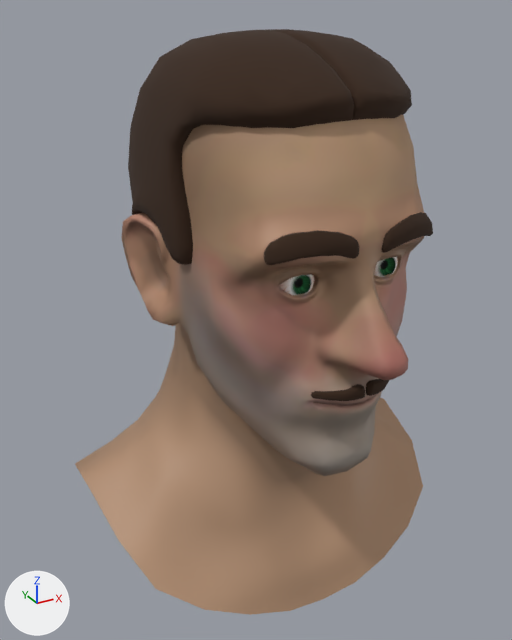
Before and after pictures for a commit that changed the Blender file Heads/Heads_1MainCharacters/Head_MainCharacter_IvanPetrovich/Head_MainCharacter_IvanPetrovich.blend.
Rendered twice from a 50 mm camera at (-0.213, -0.386, 1.785) aimed at (-0.008, -0.014, 1.598). The axes (+X, +Y, +Z) are drawn at lower left. The lights are the same throughout. The picture after the commit comes second.

Objects in the first picture: 'Head_MainCharacter_IvanPetrovich'.
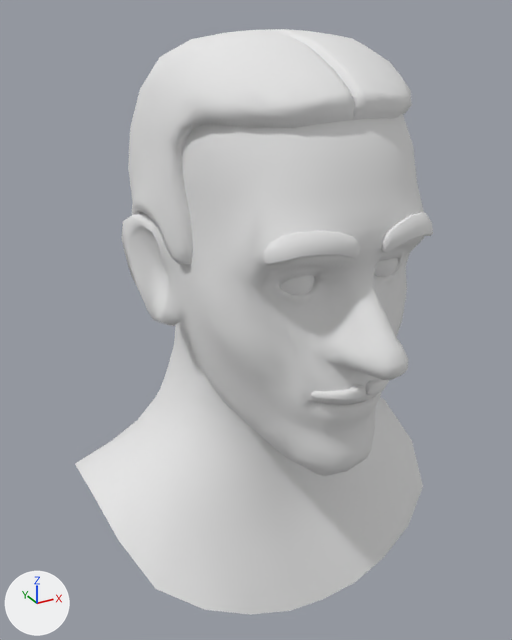
Boxes [x1, y1, x2, y2] around the edits, measured in the pictures (512 x 640 px):
'Head_MainCharacter_IvanPetrovich', surface changed, recoloured (brown to white): [75, 29, 433, 615] in both

The change, as a list of edits to the scene's bpy script:
```text
Change mat_material_head_1maincharacter_ivanpetrovich:
    remove # nodes: BsdfPrincipled, Mix, NormalMap, OutputMaterial, TexImage x3, ValToRGB
    remove # colours: white #ffffff, black #000000
    remove # uses the picture img_texture_head_1maincharacter_ivanpetrovich_aomap_png
    remove # uses the picture img_texture_head_1maincharacter_ivanpetrovich_cmap
    remove # uses the picture img_texture_head_1maincharacter_ivanpetrovich_nmap_png
    nodes: BsdfPrincipled, OutputMaterial
    colours: white #e7e7e7
Change mat_material_head_human_teeth_eyes:
    remove n2 = _N.new('ShaderNodeTexImage'); n2.name = 'Image Texture'
    remove n2.image = img_texture_head_human_teeth_eyes_cmap__png
    remove n3 = _N.new('ShaderNodeTexImage'); n3.name = 'Image Texture.001'
    remove n3.image = img_texture_head_human_teeth_eyes_nmap_png
    remove n4 = _N.new('ShaderNodeNormalMap'); n4.name = 'Normal Map'
    where n0 = _N.new('ShaderNodeBsdfPrincipled'); n0.name = 'Principled BSDF'
    remove _L.new(n2.outputs[0], n0.inputs[0])  # 'Color' to 'Base Color'
    remove _L.new(n3.outputs[0], n4.inputs[1])  # 'Color' to 'Color'
    remove _L.new(n4.outputs[0], n0.inputs[5])  # 'Normal' to 'Normal'
    remove _L.new(n2.outputs[1], n0.inputs[4])  # 'Alpha' to 'Alpha'
Change mat_material_head_human_teeth_eyes_001:
    remove n2 = _N.new('ShaderNodeTexImage'); n2.name = 'Image Texture'
    remove n2.image = img_texture_head_human_teeth_eyes_cmap__png
    remove n3 = _N.new('ShaderNodeTexImage'); n3.name = 'Image Texture.001'
    remove n3.image = img_texture_head_human_teeth_eyes_nmap_png
    remove n4 = _N.new('ShaderNodeNormalMap'); n4.name = 'Normal Map'
    where n0 = _N.new('ShaderNodeBsdfPrincipled'); n0.name = 'Principled BSDF'
    remove _L.new(n2.outputs[0], n0.inputs[0])  # 'Color' to 'Base Color'
    remove _L.new(n3.outputs[0], n4.inputs[1])  # 'Color' to 'Color'
    remove _L.new(n4.outputs[0], n0.inputs[5])  # 'Normal' to 'Normal'
    remove _L.new(n2.outputs[1], n0.inputs[4])  # 'Alpha' to 'Alpha'
Change mat_material_hair:
    mat_material_hair.base_color: (0.0381, 0.0166, 0.00685) -> (0.799, 0.799, 0.799)  # brown #372314 -> white #e7e7e7
```
